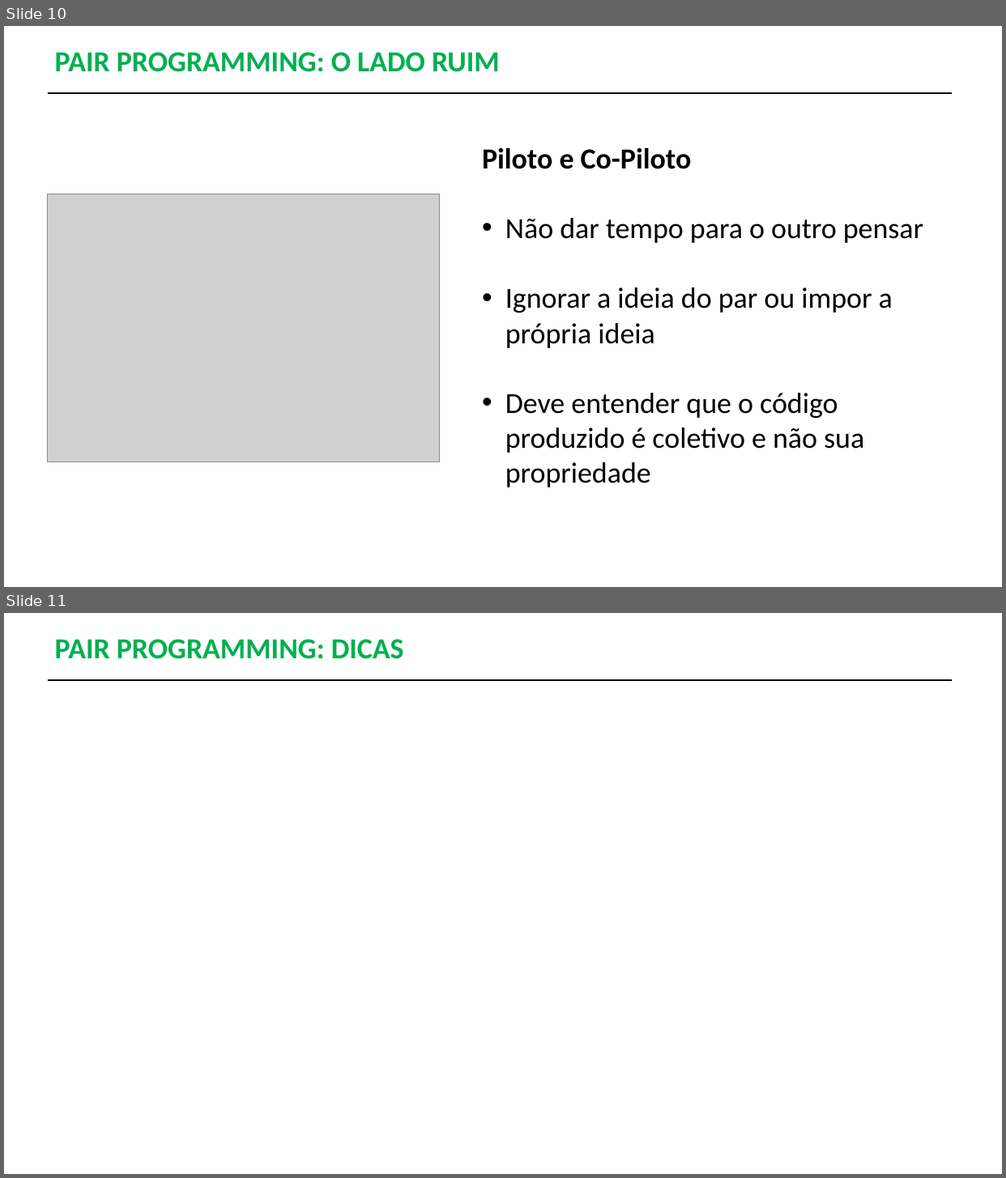
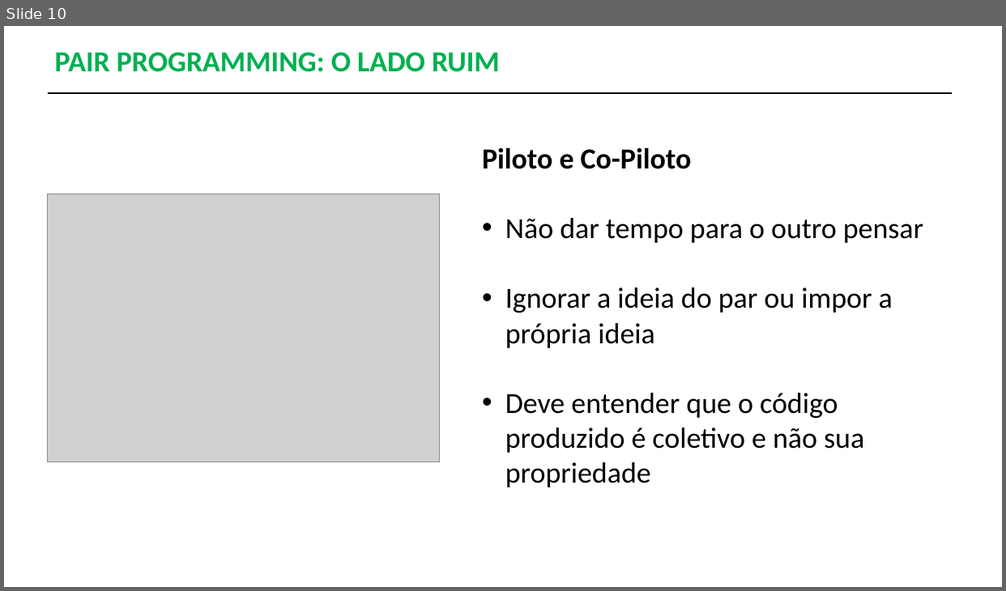
Before and after one commit to ricardohtakuno/Pair-Programming, a slide deck: Apresentação-PairProgramming.pptx. Shown one above the other, each under a label of ours: slides 10 and 11 before the commit, slide 10 after it. The pictures are 1006x1178 and 1006x591 pixels, drawn with LibreOffice and Linux fonts; fonts in the diff are those of the drawing; grey boxes stand for pictures. Boxes give left, top, right and bottom in pixels: in the first picture for what was removed or moved away, otherwise in the second. Text is boxed around its words. In the diff, an @@ line names an element or a change of style, - is before the commit and + after.

```diff
--- a/Apresentação-PairProgramming.pptx
+++ b/Apresentação-PairProgramming.pptx
@@ slide 11 removed at (x1=4, y1=613, x2=1002, y2=1174), background #FFFFFF @@
@@ text removed at (x1=55, y1=639, x2=404, y2=659) @@
-PAIR PROGRAMMING: DICAS
@@ line removed from (48, 680) to (952, 680) @@
```
Also in this commit, not shown: 2 slides added.
